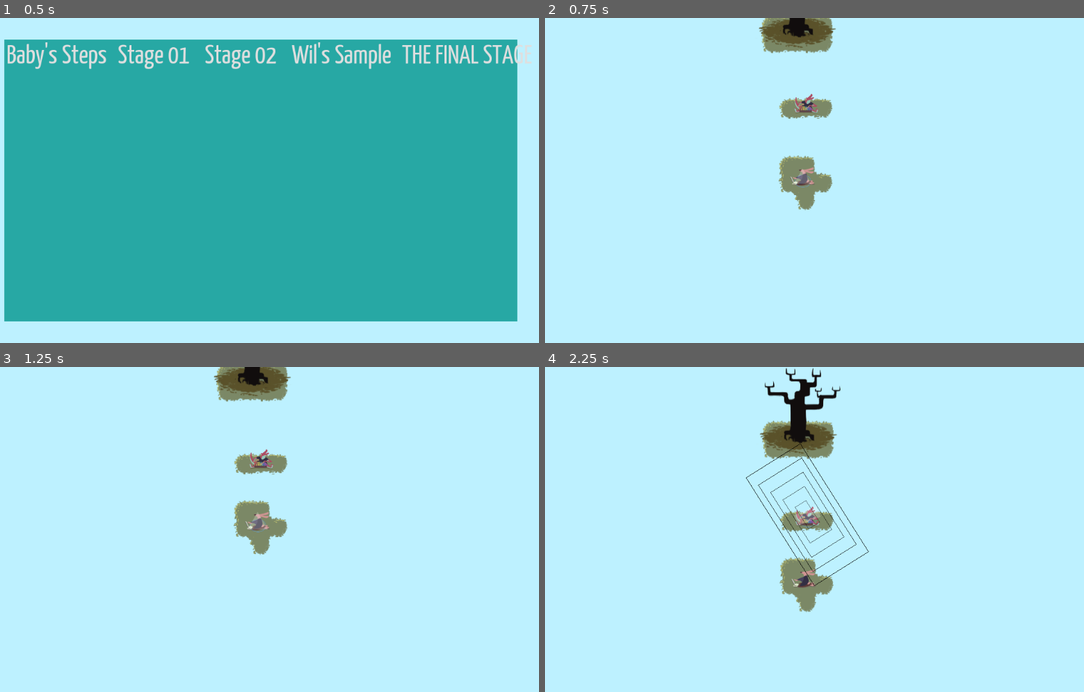
Above: before the commit, frames 1-4 (two rows, left to right).
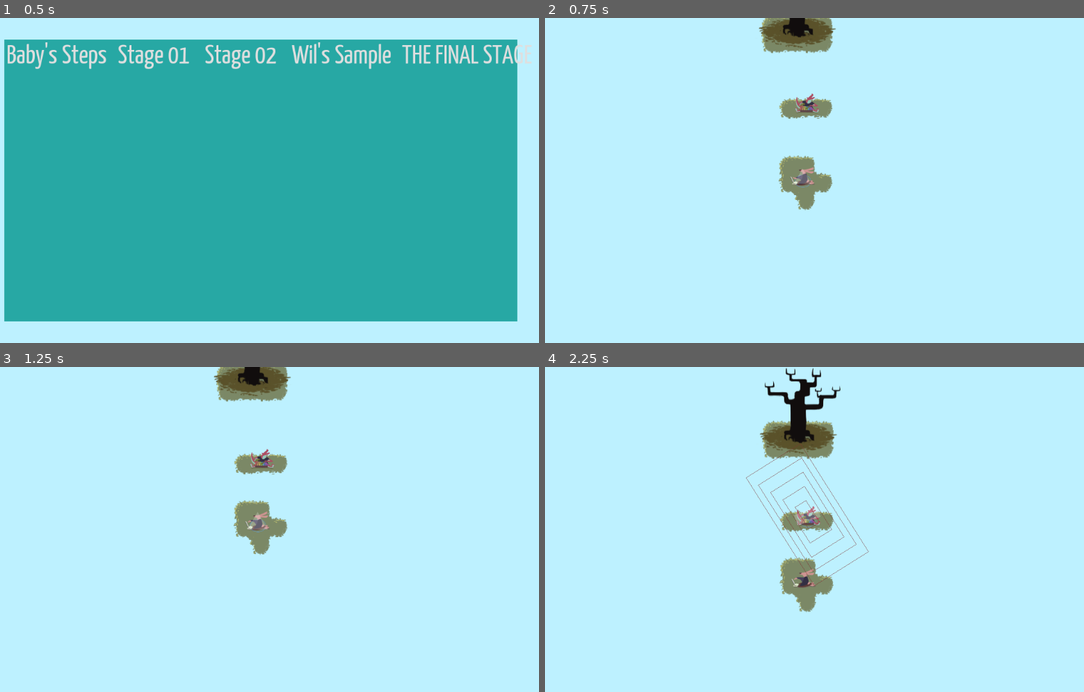
Above: after the commit, the same moments.

Repository: uspgamedev/skyjammers
Game: Godot game, scene res://menus/stage-selector/main.tscn
The game is run twice, just before and just after one commit, with the same random seed, the same clock (stepped at 60 frames per second) and the same inputs. Sound files missing from this copy of the repository are replaced by a short silence.
Inputs:
- Up to frame 1 (0.5 s): no input
- Up to frame 2 (0.75 s): click "Baby's Steps" at 0.5 s
- Up to frame 3 (1.25 s): no input
- Up to frame 4 (2.25 s): tap Enter (ui_accept) at 1.25, 1.52 s; hold Space (action_play) 1.28-2.03 s; tap Space (action_play) at 2.1 s

Frame 1 is identical in both runs. In frame 2, less than 0.1% of the frame differs, in the area x 46-51%, y 23-30%; in frame 3, 0.1%; in frame 4, 0.6%, in the area x 37-61%, y 23-68%.

Commit message:
Added bard's animations

Diff:
--- a/game/Instruments/Bass/Bass.tscn
+++ b/game/Instruments/Bass/Bass.tscn
@@ -1,24 +1,66 @@
-[gd_scene load_steps=3 format=2]
+[gd_scene load_steps=5 format=2]
 
 [ext_resource path="res://Instruments/Instrument.tscn" type="PackedScene" id=1]
-[ext_resource path="res://Instruments/Bass/circle.png" type="Texture" id=2]
+[ext_resource path="res://Instruments/Bass/cat-bass.png" type="Texture" id=2]
+[ext_resource path="res://Instruments/Bass/circle.png" type="Texture" id=3]
+
+[sub_resource type="Animation" id=1]
+
+resource_name = "playing"
+length = 0.4
+loop = true
+step = 0.1
+tracks/0/type = "value"
+tracks/0/path = NodePath(".:frame")
+tracks/0/interp = 1
+tracks/0/loop_wrap = true
+tracks/0/imported = false
+tracks/0/enabled = true
+tracks/0/keys = {
+"times": PoolRealArray( 0, 0.2 ),
+"transitions": PoolRealArray( 1, 1 ),
+"update": 1,
+"values": [ 0, 1 ]
+}
 
 [node name="Bass" instance=ExtResource( 1 )]
 
+[node name="Sprite" parent="." index="1"]
+
+texture = ExtResource( 2 )
+hframes = 2
+frame = 1
+
+[node name="AnimationPlayer" type="AnimationPlayer" parent="Sprite" index="0"]
+
+root_node = NodePath("..")
+autoplay = ""
+playback_process_mode = 1
+playback_default_blend_time = 0.0
+playback_speed = 1.0
+anims/playing = SubResource( 1 )
+blend_times = [  ]
+autoplay = ""
+
 [node name="WavePreview" parent="." index="2"]
 
+editor/display_folded = true
 visible = true
 scale = Vector2( 0.2, 0.2 )
-texture = ExtResource( 2 )
+texture = ExtResource( 3 )
 
-[node name="Riff0" parent="." index="6"]
+[node name="SoundWaveShape" parent="." index="4"]
+
+_sections_unfolded = [ "Material" ]
+
+[node name="Riff0" parent="." index="5"]
 
 volume_db = -8.0
 
-[node name="Riff1" parent="." index="7"]
+[node name="Riff1" parent="." index="6"]
 
 volume_db = -8.0
 
-[node name="SFX" parent="." index="8"]
+[node name="SFX" parent="." index="7"]
 
 position = Vector2( -0.323532, -0.32354 )
--- a/game/Instruments/Bass/BassWaveShape.gd
+++ b/game/Instruments/Bass/BassWaveShape.gd
@@ -3,6 +3,7 @@
 var is_active = false
 var speed = 10
 var radius = 10
+var cor = Color(.5, .2, .2, .6)
 
 func _process(delta):
 	if is_active:
@@ -26,8 +27,7 @@
 	draw_line(line_origin, line_end, color, line_width)
 
 func _draw():
-	draw_line_circle(Vector2(0,0), Vector2(radius,radius), Color(0,0,0,.9), .3)
-	draw_line_circle(Vector2(0,0), Vector2(radius*.9,radius*.9), Color(0,0,0,.8), .3)
-	draw_line_circle(Vector2(0,0), Vector2(radius*.8,radius*.8), Color(0,0,0,.7), .3)
-	draw_line_circle(Vector2(0,0), Vector2(radius*.7,radius*.7), Color(0,0,0,.6), .3)
-	draw_line_circle(Vector2(0,0), Vector2(radius*.6,radius*.6), Color(0,0,0,.5), .3)
+	draw_line_circle(Vector2(0,0), Vector2(radius,radius), cor, .3)
+	draw_line_circle(Vector2(0,0), Vector2(radius*.9,radius*.9), cor, .3)
+	draw_line_circle(Vector2(0,0), Vector2(radius*.8,radius*.8), cor, .3)
+	draw_line_circle(Vector2(0,0), Vector2(radius*.7,radius*.7), cor, .3)
--- a/game/Instruments/GameBoy/GameBoyWaveShape.gd
+++ b/game/Instruments/GameBoy/GameBoyWaveShape.gd
@@ -18,9 +18,9 @@
 	var inner = (outer * ratio).rotated(PI/size)
 
 	for i in range (1, size+1):
-		draw_line(outer, inner, Color(0,0,0,alpha))
+		draw_line(outer, inner, Color(.5, .2, .2, alpha))
 		outer = outer.rotated(2*PI/size)
-		draw_line(inner, outer, Color(0,0,0,alpha))
+		draw_line(inner, outer, Color(.5, .2, .2, alpha))
 		inner = inner.rotated(2*PI/size)
 
 func _draw():
--- a/game/Instruments/GameBoy/Gameboy.tscn
+++ b/game/Instruments/GameBoy/Gameboy.tscn
@@ -1,12 +1,31 @@
-[gd_scene load_steps=9 format=2]
+[gd_scene load_steps=10 format=2]
 
 [ext_resource path="res://Instruments/Instrument.tscn" type="PackedScene" id=1]
-[ext_resource path="res://assets/img/fox-gameboy.png" type="Texture" id=2]
+[ext_resource path="res://Instruments/GameBoy/fox-gameboi.png" type="Texture" id=2]
 [ext_resource path="res://Instruments/GameBoy/star.png" type="Texture" id=3]
 [ext_resource path="res://Instruments/GameBoy/GameBoyWaveShape.gd" type="Script" id=4]
 [ext_resource path="res://assets/sound/gameboy_riff.wav" type="AudioStream" id=5]
 [ext_resource path="res://assets/sound/gameboy_riff2.wav" type="AudioStream" id=6]
 [ext_resource path="res://assets/sound/gameboy_sfx.wav" type="AudioStream" id=7]
+
+[sub_resource type="Animation" id=2]
+
+resource_name = "playing"
+length = 0.4
+loop = true
+step = 0.1
+tracks/0/type = "value"
+tracks/0/path = NodePath(".:frame")
+tracks/0/interp = 1
+tracks/0/loop_wrap = true
+tracks/0/imported = false
+tracks/0/enabled = true
+tracks/0/keys = {
+"times": PoolRealArray( 0, 0.2 ),
+"transitions": PoolRealArray( 1, 1 ),
+"update": 1,
+"values": [ 0, 1 ]
+}
 
 [sub_resource type="ConvexPolygonShape2D" id=1]
 
@@ -18,6 +37,19 @@
 [node name="Sprite" parent="." index="1"]
 
 texture = ExtResource( 2 )
+hframes = 2
+frame = 1
+
+[node name="AnimationPlayer" type="AnimationPlayer" parent="Sprite" index="0"]
+
+root_node = NodePath("..")
+autoplay = ""
+playback_process_mode = 1
+playback_default_blend_time = 0.0
+playback_speed = 1.0
+anims/playing = SubResource( 2 )
+blend_times = [  ]
+autoplay = ""
 
 [node name="WavePreview" parent="." index="2"]
 
@@ -32,14 +64,14 @@
 shape = SubResource( 1 )
 script = ExtResource( 4 )
 
-[node name="Riff0" parent="." index="6"]
+[node name="Riff0" parent="." index="5"]
 
 stream = ExtResource( 5 )
 
-[node name="Riff1" parent="." index="7"]
+[node name="Riff1" parent="." index="6"]
 
 stream = ExtResource( 6 )
 
-[node name="SFX" parent="." index="8"]
+[node name="SFX" parent="." index="7"]
 
 stream = ExtResource( 7 )
--- a/game/Instruments/Instrument.gd
+++ b/game/Instruments/Instrument.gd
@@ -44,6 +44,7 @@
 func activate():
 	active = true
 	get_node("WavePreview/AnimationPlayer").play("active")
+	get_node("Sprite/AnimationPlayer").play("playing")
 	get_node("Sprite2").show()
 	set_physics_process(true)
 
@@ -51,5 +52,6 @@
 func deactivate():
 	active = false
 	get_node("WavePreview/AnimationPlayer").play("off")
+	get_node("Sprite/AnimationPlayer").stop()
 	get_node("Sprite2").hide()
 	set_physics_process(false)
--- a/game/Instruments/Theremin/Theremin.tscn
+++ b/game/Instruments/Theremin/Theremin.tscn
@@ -1,23 +1,54 @@
-[gd_scene load_steps=9 format=2]
+[gd_scene load_steps=10 format=2]
 
 [ext_resource path="res://Instruments/Instrument.tscn" type="PackedScene" id=1]
-[ext_resource path="res://assets/img/bunny-teremin.png" type="Texture" id=2]
+[ext_resource path="res://Instruments/Theremin/bunny-theremin.png" type="Texture" id=2]
 [ext_resource path="res://Instruments/Theremin/triangle.png" type="Texture" id=3]
 [ext_resource path="res://Instruments/Theremin/ThereminWaveShape.gd" type="Script" id=4]
 [ext_resource path="res://assets/sound/theremin_riff.wav" type="AudioStream" id=5]
 [ext_resource path="res://assets/sound/theremin_riff2.wav" type="AudioStream" id=6]
 [ext_resource path="res://assets/sound/theremin_sfx.wav" type="AudioStream" id=7]
 
+[sub_resource type="Animation" id=2]
+
+resource_name = "playing"
+length = 0.4
+loop = true
+step = 0.1
+tracks/0/type = "value"
+tracks/0/path = NodePath(".:frame")
+tracks/0/interp = 1
+tracks/0/loop_wrap = true
+tracks/0/imported = false
+tracks/0/enabled = true
+tracks/0/keys = {
+"times": PoolRealArray( 0, 0.2 ),
+"transitions": PoolRealArray( 1, 1 ),
+"update": 1,
+"values": [ 0, 1 ]
+}
+
 [sub_resource type="ConvexPolygonShape2D" id=1]
 
 custom_solver_bias = 0.0
 points = PoolVector2Array( 0, -8.5, 8.66, 6.5, -8.66, 6.5 )
 
-[node name="Theremin" index="0" instance=ExtResource( 1 )]
+[node name="Theremin" instance=ExtResource( 1 )]
 
 [node name="Sprite" parent="." index="1"]
 
 texture = ExtResource( 2 )
+hframes = 2
+
+[node name="AnimationPlayer" type="AnimationPlayer" parent="Sprite" index="0"]
+
+root_node = NodePath("..")
+autoplay = ""
+playback_process_mode = 1
+playback_default_blend_time = 0.0
+playback_speed = 1.0
+anims/playing = SubResource( 2 )
+blend_times = [  ]
+autoplay = ""
 
 [node name="WavePreview" parent="." index="2"]
 
@@ -29,14 +60,14 @@
 script = ExtResource( 4 )
 _sections_unfolded = [ "Transform" ]
 
-[node name="Riff0" parent="." index="6"]
+[node name="Riff0" parent="." index="5"]
 
 stream = ExtResource( 5 )
 
-[node name="Riff1" parent="." index="7"]
+[node name="Riff1" parent="." index="6"]
 
 stream = ExtResource( 6 )
 
-[node name="SFX" parent="." index="8"]
+[node name="SFX" parent="." index="7"]
 
 stream = ExtResource( 7 )
--- a/game/Instruments/Theremin/ThereminWaveShape.gd
+++ b/game/Instruments/Theremin/ThereminWaveShape.gd
@@ -14,9 +14,9 @@
 	var p1 = Vector2(x, y-size*sqrt(3)/4)
 	var p2 = Vector2(x-size/2, y+size*sqrt(3)/4)
 	var p3 = Vector2(x+size/2, y+size*sqrt(3)/4)
-	draw_line(p1, p2, Color(0,0,0,alpha), 1)
-	draw_line(p2, p3, Color(0,0,0,alpha), 1)
-	draw_line(p3, p1,  Color(0,0,0,alpha), 1)
+	draw_line(p1, p2, Color(.5, .2, .2, alpha), 1)
+	draw_line(p2, p3, Color(.5, .2, .2, alpha), 1)
+	draw_line(p3, p1, Color(.5, .2, .2, alpha), 1)
 
 func _draw():
 	var size = 30/sqrt(3)
--- a/game/Instruments/Xylophone/Xylophone.tscn
+++ b/game/Instruments/Xylophone/Xylophone.tscn
@@ -1,12 +1,31 @@
-[gd_scene load_steps=9 format=2]
+[gd_scene load_steps=10 format=2]
 
 [ext_resource path="res://Instruments/Instrument.tscn" type="PackedScene" id=1]
-[ext_resource path="res://assets/img/croc-xylo.png" type="Texture" id=2]
+[ext_resource path="res://Instruments/Xylophone/croc-xylo.png" type="Texture" id=2]
 [ext_resource path="res://Instruments/Xylophone/rectangle.png" type="Texture" id=3]
 [ext_resource path="res://Instruments/Xylophone/XylophoneWaveShape.gd" type="Script" id=4]
 [ext_resource path="res://assets/sound/xylophone_riff.wav" type="AudioStream" id=5]
 [ext_resource path="res://assets/sound/xylophone_riff2.wav" type="AudioStream" id=6]
 [ext_resource path="res://assets/sound/xylophone_sfx.wav" type="AudioStream" id=7]
+
+[sub_resource type="Animation" id=2]
+
+resource_name = "playing"
+length = 0.4
+loop = true
+step = 0.1
+tracks/0/type = "value"
+tracks/0/path = NodePath(".:frame")
+tracks/0/interp = 1
+tracks/0/loop_wrap = true
+tracks/0/imported = false
+tracks/0/enabled = true
+tracks/0/keys = {
+"times": PoolRealArray( 0, 0.2 ),
+"transitions": PoolRealArray( 1, 1 ),
+"update": 1,
+"values": [ 0, 1 ]
+}
 
 [sub_resource type="RectangleShape2D" id=1]
 
@@ -18,6 +37,18 @@
 [node name="Sprite" parent="." index="1"]
 
 texture = ExtResource( 2 )
+hframes = 2
+
+[node name="AnimationPlayer" type="AnimationPlayer" parent="Sprite" index="0"]
+
+root_node = NodePath("..")
+autoplay = ""
+playback_process_mode = 1
+playback_default_blend_time = 0.0
+playback_speed = 1.0
+anims/playing = SubResource( 2 )
+blend_times = [  ]
+autoplay = ""
 
 [node name="WavePreview" parent="." index="2"]
 
@@ -28,14 +59,14 @@
 shape = SubResource( 1 )
 script = ExtResource( 4 )
 
-[node name="Riff0" parent="." index="6"]
+[node name="Riff0" parent="." index="5"]
 
 stream = ExtResource( 5 )
 
-[node name="Riff1" parent="." index="7"]
+[node name="Riff1" parent="." index="6"]
 
 stream = ExtResource( 6 )
 
-[node name="SFX" parent="." index="8"]
+[node name="SFX" parent="." index="7"]
 
 stream = ExtResource( 7 )
--- a/game/Instruments/Xylophone/XylophoneWaveShape.gd
+++ b/game/Instruments/Xylophone/XylophoneWaveShape.gd
@@ -2,6 +2,7 @@
 
 var is_active = false
 var fix_size = 2
+var cor = Color(.5, .2, .2, .6)
 
 func _ready():
 	pass
@@ -12,8 +13,8 @@
 
 
 func _draw():
-	draw_rect(Rect2(fix_size*Vector2(-10,-5), fix_size*Vector2(20,10)), Color(0,0,0,.9), false)
-	draw_rect(Rect2(fix_size*Vector2(-10,-5)*.8, fix_size*Vector2(20,10)*.8), Color(0,0,0,.8), false)
-	draw_rect(Rect2(fix_size*Vector2(-10,-5)*.6, fix_size*Vector2(20,10)*.6), Color(0,0,0,.7), false)
-	draw_rect(Rect2(fix_size*Vector2(-10,-5)*.4, fix_size*Vector2(20,10)*.4), Color(0,0,0,.6), false)
-	draw_rect(Rect2(fix_size*Vector2(-10,-5)*.2, fix_size*Vector2(20,10)*.2), Color(0,0,0,.5), false)
+	draw_rect(Rect2(fix_size*Vector2(-10,-5), fix_size*Vector2(20,10)), cor, false)
+	draw_rect(Rect2(fix_size*Vector2(-10,-5)*.8, fix_size*Vector2(20,10)*.8), cor, false)
+	draw_rect(Rect2(fix_size*Vector2(-10,-5)*.6, fix_size*Vector2(20,10)*.6), cor, false)
+	draw_rect(Rect2(fix_size*Vector2(-10,-5)*.4, fix_size*Vector2(20,10)*.4), cor, false)
+	draw_rect(Rect2(fix_size*Vector2(-10,-5)*.2, fix_size*Vector2(20,10)*.2), cor, false)
--- a/game/SoundWave/SoundWave.tscn
+++ b/game/SoundWave/SoundWave.tscn
@@ -1,9 +1,16 @@
-[gd_scene load_steps=2 format=2]
+[gd_scene load_steps=3 format=2]
 
 [ext_resource path="res://SoundWave/SoundWave.gd" type="Script" id=1]
 
-[node name="SoundWave" type="Area2D"]
+[sub_resource type="CanvasItemMaterial" id=1]
 
+render_priority = 0
+blend_mode = 1
+light_mode = 0
+
+[node name="SoundWave" type="Area2D" index="0"]
+
+material = SubResource( 1 )
 input_pickable = true
 gravity_vec = Vector2( 0, 1 )
 gravity = 98.0
@@ -12,7 +19,7 @@
 audio_bus_override = false
 audio_bus_name = "Master"
 script = ExtResource( 1 )
-_sections_unfolded = [ "Transform" ]
+_sections_unfolded = [ "Material", "Transform", "Visibility" ]
 
 [node name="Tween" type="Tween" parent="." index="0"]
 
Binary file added: game/Instruments/Bass/cat-bass.png
Not shown, added: game/Instruments/Bass/cat-bass.png.import
Binary file added: game/Instruments/GameBoy/fox-gameboi.png
Not shown, added: game/Instruments/GameBoy/fox-gameboi.png.import
Binary file added: game/Instruments/Theremin/bunny-theremin.png
Not shown, added: game/Instruments/Theremin/bunny-theremin.png.import
Binary file added: game/Instruments/Xylophone/croc-xylo.png
Not shown, added: game/Instruments/Xylophone/croc-xylo.png.import
